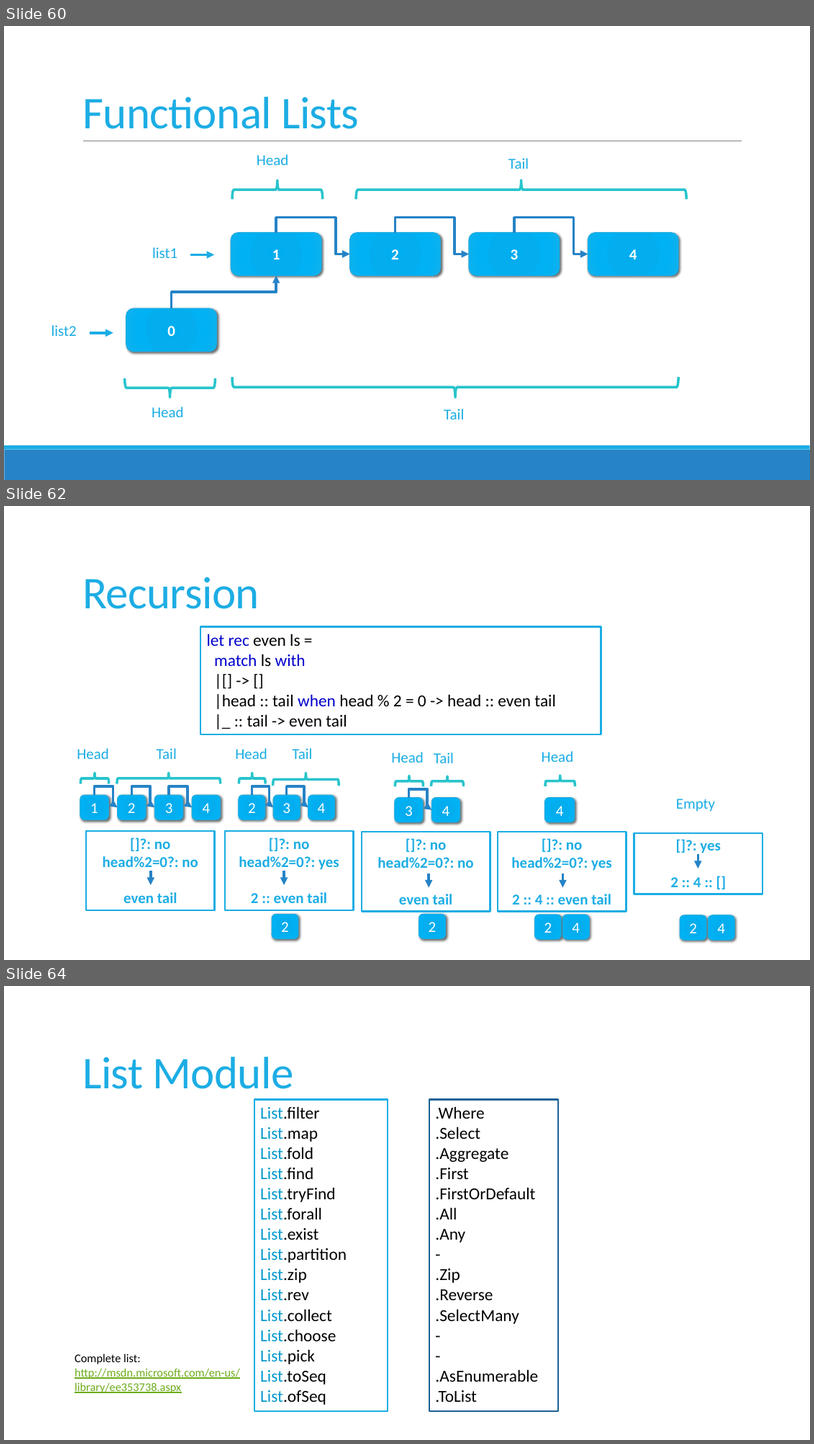
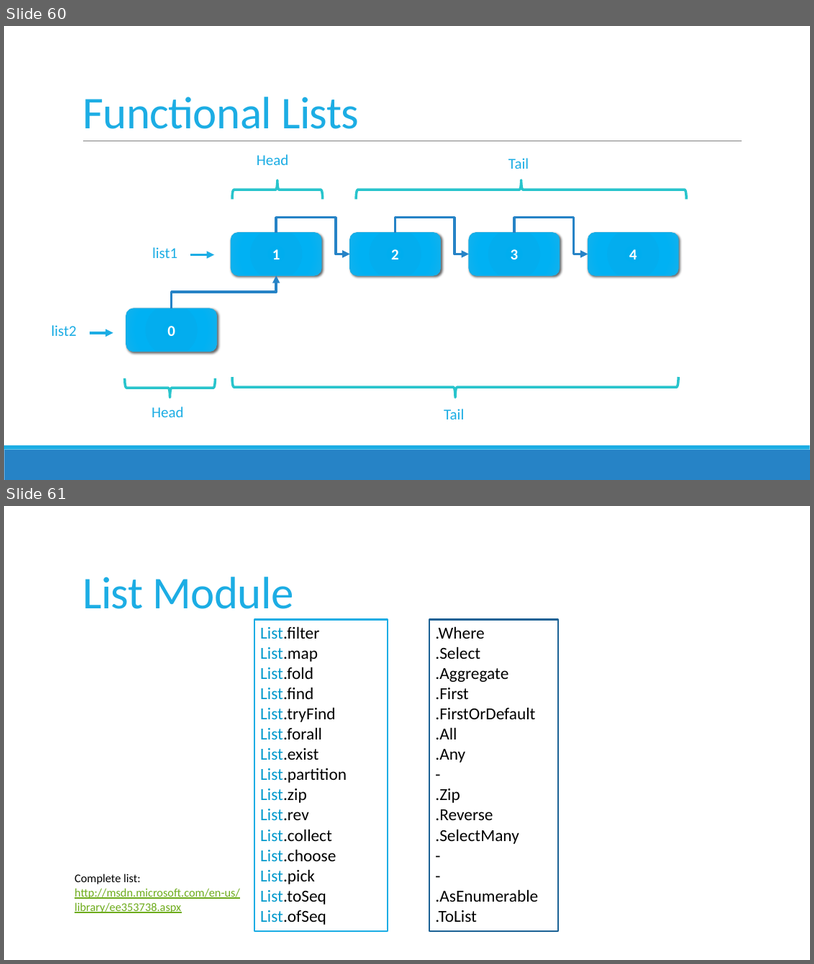
Before and after one commit to jorgef/fsharpworkshop, a slide deck: FSharpWorkshop_Slides.pptx. Shown one above the other, each under a label of ours: slides 60, 62 and 64 before the commit, slides 60 and 61 after it; the slides between them are not shown. The pictures are 814x1444 and 814x964 pixels, drawn with LibreOffice and Linux fonts; fonts in the diff are those of the drawing. Boxes give left, top, right and bottom in pixels: in the first picture for what was removed or moved away, otherwise in the second. Text is boxed around its words. In the diff, an @@ line names an element or a change of style, - is before the commit and + after.

```diff
--- a/FSharpWorkshop_Slides.pptx
+++ b/FSharpWorkshop_Slides.pptx
@@ slide 62 removed at [4,506,810,960], background #FFFFFF @@
@@ title removed at [82,577,260,609] @@
-Recursion
@@ rectangle removed at [201,626,601,734] @@
-let rec even ls =
-match ls with
-|[] -> []
-|head :: tail when head % 2 = 0 -> head :: even tail
-|_ :: tail -> even tail
@@ group removed at [77,748,221,820]: 4 rounded rectangles, 3 elbow arrows, 2 left braces, 2 texts @@
-1
-2
-3
-4
-Head
-Tail
@@ rectangle removed at [86,831,215,910] @@
-[]?: no
-head%2=0?: no
-even tail
@@ arrow removed from (151, 871) to (151, 885) @@
@@ group removed at [225,748,354,939]: 4 rounded rectangles, 2 left braces, 2 elbow arrows, 2 texts, 1 rectangle, 1 arrow @@
-2
-3
-4
-Head
-Tail
-[]?: no
-head%2=0?: yes
-2 :: even tail
-2
@@ group removed at [362,752,491,939]: 3 rounded rectangles, 2 left braces, 2 texts, 1 elbow arrow, 1 rectangle, 1 arrow @@
-3
-4
-Head
-Tail
-[]?: no
-head%2=0?: no
-even tail
-2
@@ group removed at [498,751,627,939]: 3 rounded rectangles, 1 left brace, 1 text, 1 rectangle, 1 arrow @@
-4
-Head
-[]?: no
-head%2=0?: yes
-2 :: 4 :: even tail
-2
-4
@@ group removed at [634,798,763,939]: 2 rounded rectangles, 1 text, 1 rectangle, 1 arrow @@
-Empty
-[]?: yes
-2 :: 4 :: []
-2
-4
@@ what was slide 64 is now slide 61 @@
```
Also in this commit, not shown: 11 slides changed, 1 slide added, 6 other slides removed, 10 other files.
